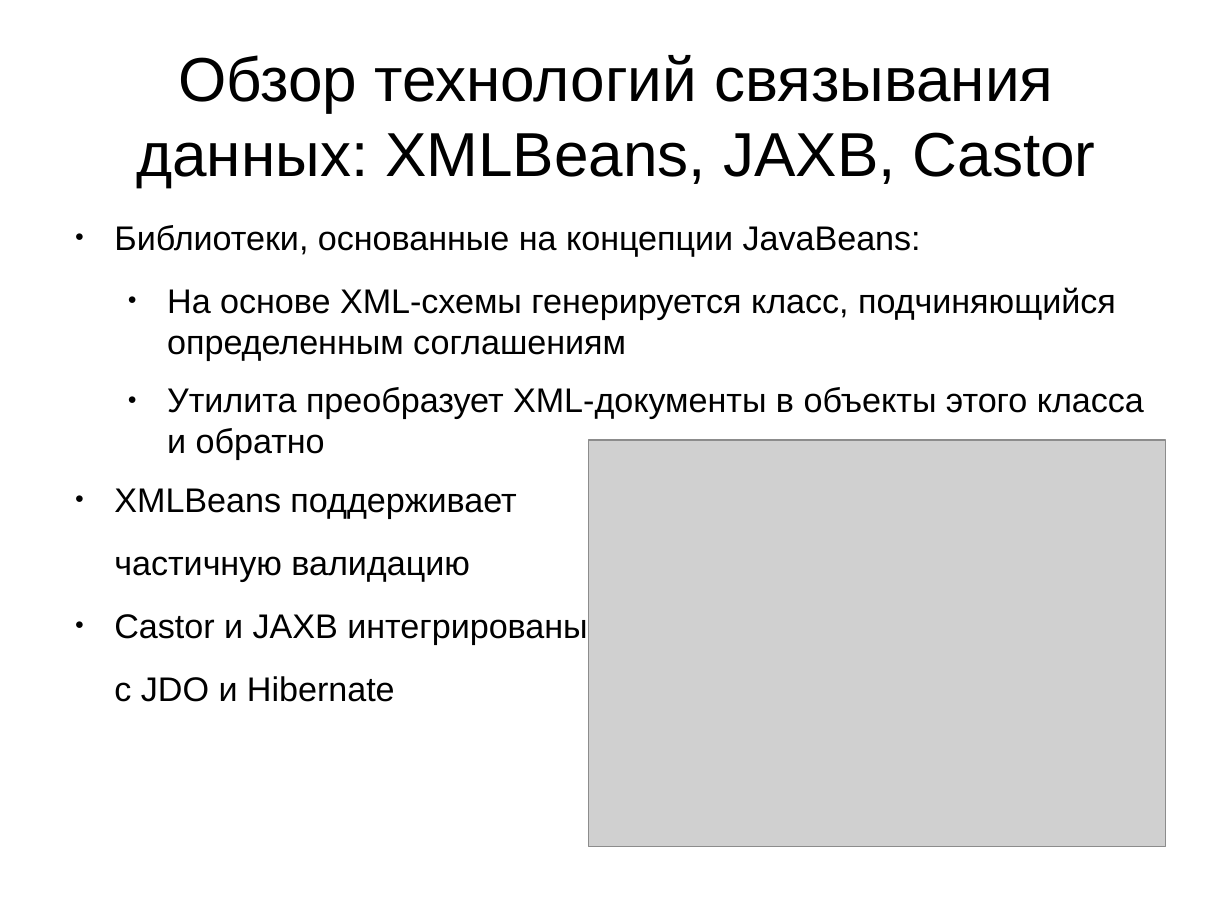
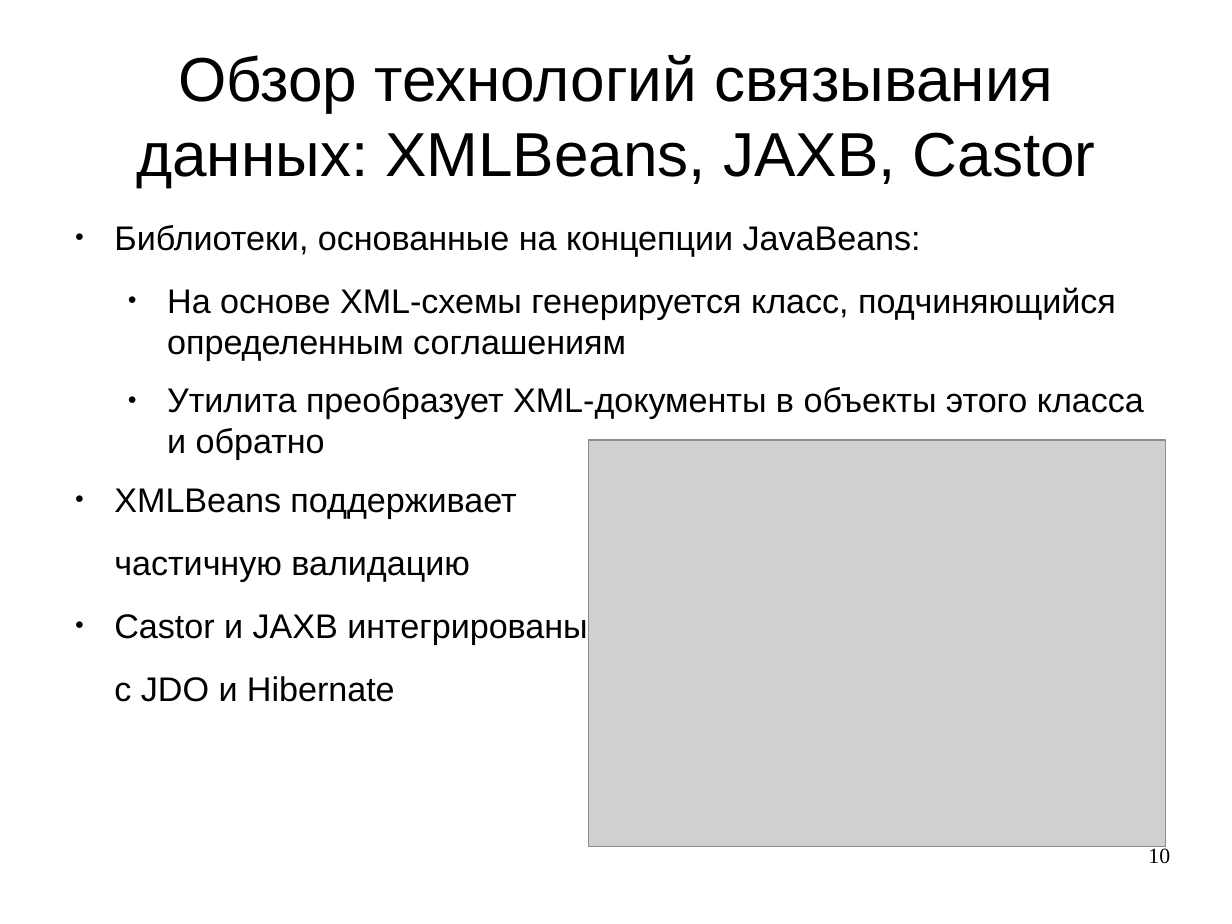
Before and after one commit to aeremenok/a-team-777, a slide deck: slide 10 of diploma/eav/diploma/demo.odp. Drawn at 1232x924 pixels with LibreOffice and Linux fonts; fonts in the diff are those of the drawing; grey boxes stand for pictures. Boxes give left, top, right and bottom in pixels: in the first picture for what was removed or moved away, otherwise in the second. Text is boxed around its words. In the diff, an @@ line names an element or a change of style, - is before the commit and + after.

```diff
--- a/diploma/eav/diploma/demo.odp
+++ b/diploma/eav/diploma/demo.odp
@@ page number added at (x1=1148, y1=846, x2=1170, y2=864), 14 pt, text #000000 @@
+10
```
Also in this commit, not shown: 15 other slides changed, 1 other file.
